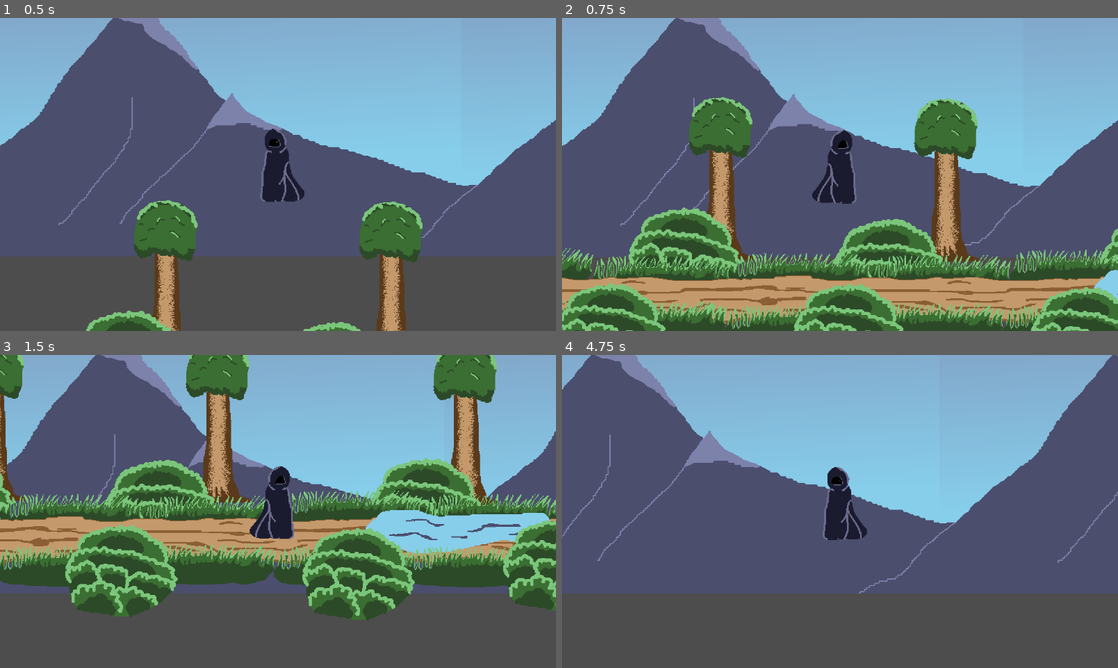
Above: before the commit, frames 1-4 (two rows, left to right).
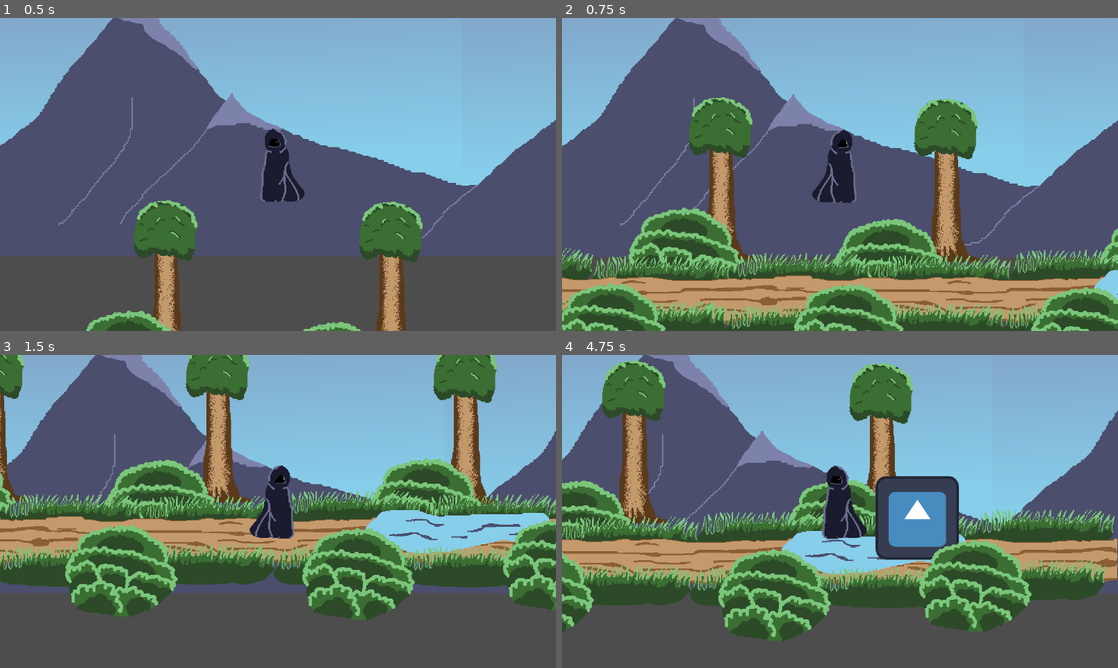
Above: after the commit, the same moments.

Repository: macmist/incremental-game
Game: Godot game, scene res://Scenes/Forest.tscn
Same seed, same stepped clock (60 frames per second), same inputs: the game is played once before the commit and once after it. This scene is started directly instead of the project's main scene. The engine's default icon, where the game draws it, is replaced by a stand-in: a white triangle on a blue panel in a dark square.
Inputs (mouse positions are in pixels of both pictures, inside the frame that each line leads up to):
- Up to frame 1 (0.5 s): no input
- Up to frame 2 (0.75 s): tap Enter (ui_accept) at 0.5 s; move the mouse to (962, 158) at 0.52 s; hold Right (move_right) from 0.53 s (still down); tap E (attack) at 0.6 s; click (962, 158) at 0.67 s
- Up to frame 3 (1.5 s): keep holding Right (move_right); tap Space (jump) at 0.77 s; move the mouse to (166, 527) at 1.27 s; tap E (attack) at 1.35 s
- Up to frame 4 (4.75 s): tap Space (jump) at 1.52, 3.02, 3.77, 4.52 s; move the mouse to (895, 442) at 2.02 s; release Right (move_right) at 2.03 s; hold Left (move_left) 2.03-2.78 s; tap E (attack) every 0.75 s from 2.1 to 4.35 s; move the mouse to (812, 574) at 2.77 s; hold Right (move_right) 2.78-4.28 s; click (812, 574) at 2.92 s; move the mouse to (1006, 558) at 3.52 s; move the mouse to (673, 464) at 4.27 s; hold Left (move_left) from 4.28 s (still down)

Frame 1 is identical in both runs. In frame 2, 0.1% of the frame differs, in the area x 45-53%, y 35-60%; in frame 3, 0.1%; in frame 4, 50%, in the area x 0-100%, y 0-92%.

Commit message:
feat: very basic enemy

Diff:
--- a/Components/animation_component.gd
+++ b/Components/animation_component.gd
@@ -4,9 +4,14 @@
 @export_subgroup("Nodes")
 @export var anim_tree: AnimationTree
 
+var last_direction: float = -1
+
 func handle_horiziontal_direction(h_direction: float) -> void:
-	anim_tree["parameters/Idle/blend_position"] = Vector2(h_direction, 0)
-	anim_tree["parameters/Attack/blend_position"] = h_direction
+	if h_direction != 0:
+		last_direction = h_direction
+	anim_tree["parameters/Idle/blend_position"] = Vector2(last_direction, 0)
+	anim_tree["parameters/Attack/blend_position"] = last_direction
+
 
 
 func handle_attack(is_attacking: bool, stopped_attacking: bool) -> void:
--- /dev/null
+++ b/Components/detection_range_component.gd
@@ -0,0 +1,14 @@
+extends Area2D
+class_name DetectionRangeComponent
+
+signal found_target(player: Player)
+signal target_escaped(player: Player)
+
+func _on_body_entered(body: Node2D) -> void:
+	if body is Player:
+		found_target.emit(body)
+
+
+func _on_body_exited(body: Node2D) -> void:
+	if body is Player:
+		target_escaped.emit(body)
--- /dev/null
+++ b/Components/simple_enemy.tscn
@@ -0,0 +1,31 @@
+[gd_scene load_steps=7 format=3 uid="uid://buyiqlv0q767j"]
+
+[ext_resource type="Script" path="res://Scripts/simple_enemy.gd" id="1_4wfy3"]
+[ext_resource type="Texture2D" uid="uid://ce8x3m5rxfqa4" path="res://icon.svg" id="1_5ksuj"]
+[ext_resource type="PackedScene" uid="uid://blqf4r10vxsd3" path="res://detection_range_component.tscn" id="2_rq26c"]
+[ext_resource type="PackedScene" uid="uid://c64ihromsunrw" path="res://Components/GravityComponent.tscn" id="4_lb0i2"]
+
+[sub_resource type="CircleShape2D" id="CircleShape2D_ym2gu"]
+radius = 63.0079
+
+[sub_resource type="CircleShape2D" id="CircleShape2D_8bytm"]
+radius = 376.005
+
+[node name="SimpleEnemy" type="CharacterBody2D" node_paths=PackedStringArray("detectionRange", "gravityComponent")]
+script = ExtResource("1_4wfy3")
+detectionRange = NodePath("DetectionRangeComponent")
+gravityComponent = NodePath("GravityComponent")
+
+[node name="Sprite2D" type="Sprite2D" parent="."]
+texture = ExtResource("1_5ksuj")
+
+[node name="CollisionShape2D" type="CollisionShape2D" parent="."]
+shape = SubResource("CircleShape2D_ym2gu")
+
+[node name="DetectionRangeComponent" parent="." instance=ExtResource("2_rq26c")]
+
+[node name="CollisionShape2D" type="CollisionShape2D" parent="DetectionRangeComponent"]
+shape = SubResource("CircleShape2D_8bytm")
+debug_color = Color(0.926315, 0.103778, 0.616346, 0.42)
+
+[node name="GravityComponent" parent="." instance=ExtResource("4_lb0i2")]
--- a/Scenes/Forest.tscn
+++ b/Scenes/Forest.tscn
@@ -1,10 +1,11 @@
-[gd_scene load_steps=8 format=3 uid="uid://bc2ydvv21y42o"]
+[gd_scene load_steps=9 format=3 uid="uid://bc2ydvv21y42o"]
 
 [ext_resource type="PackedScene" uid="uid://doe7ejy1idhrw" path="res://player.tscn" id="1_7e4re"]
 [ext_resource type="Texture2D" uid="uid://42cvyaxwedl5" path="res://Images/tree_tall.png" id="5_e10a6"]
 [ext_resource type="Texture2D" uid="uid://dg2gsj5ufsa3x" path="res://Images/sky.png" id="5_fvlnb"]
 [ext_resource type="Texture2D" uid="uid://531il458pmca" path="res://Images/water.png" id="6_j0bhc"]
 [ext_resource type="PackedScene" uid="uid://b2ejd8at1k3r3" path="res://Components/path.tscn" id="8_bgp1i"]
+[ext_resource type="PackedScene" uid="uid://buyiqlv0q767j" path="res://Components/simple_enemy.tscn" id="8_hvkhv"]
 [ext_resource type="Texture2D" uid="uid://lpsaka7wj4hr" path="res://Images/long-grass.png" id="9_ykrtj"]
 [ext_resource type="Texture2D" uid="uid://b4tccnk6nbfij" path="res://Images/Bush.png" id="10_okivm"]
 
@@ -83,19 +84,16 @@
 [node name="TreeTall" type="Sprite2D" parent="Back"]
 z_index = -2
 position = Vector2(152, 80)
-scale = Vector2(1, 1)
 texture = ExtResource("5_e10a6")
 
 [node name="TreeTall2" type="Sprite2D" parent="Back"]
 z_index = -2
 position = Vector2(498, 82)
-scale = Vector2(1, 1)
 texture = ExtResource("5_e10a6")
 
 [node name="TreeTall3" type="Sprite2D" parent="Back"]
 z_index = -2
 position = Vector2(878, 86)
-scale = Vector2(1, 1)
 texture = ExtResource("5_e10a6")
 
 [node name="Front" type="Marker2D" parent="."]
@@ -167,6 +165,8 @@
 
 [node name="Sprite2D" type="Sprite2D" parent="ParallaxBackground/Parallax2D"]
 position = Vector2(985, -88.75)
-scale = Vector2(1, 1)
 texture = ExtResource("5_fvlnb")
 centered = false
+
+[node name="SimpleEnemy" parent="." instance=ExtResource("8_hvkhv")]
+position = Vector2(766, 363)
--- a/Scripts/player.gd
+++ b/Scripts/player.gd
@@ -1,5 +1,5 @@
 extends CharacterBody2D
-
+class_name Player
 
 @export_subgroup("Nodes")
 @export var gravity_component: GravityComponent
--- /dev/null
+++ b/Scripts/simple_enemy.gd
@@ -0,0 +1,71 @@
+extends CharacterBody2D
+
+@export_subgroup("Nodes")
+@export var detectionRange: DetectionRangeComponent
+@export var gravityComponent: GravityComponent
+
+@export_subgroup("Settings")
+@export var attack_range = 100
+@export var speed = 100
+
+var target: Player
+
+enum State {IDLE, CHASING, ATTACKING}
+var state: State = State.IDLE
+
+func _ready() -> void:
+	detectionRange.found_target.connect(set_target)
+	detectionRange.target_escaped.connect(remove_target)
+
+
+func set_target(new_target: Player) -> void:
+	target = new_target
+	transition()
+	print("Found my target")
+
+func remove_target(escaped_target: Player) -> void:
+	if escaped_target == target:
+		escaped_target = null
+		transition()
+		print("My target escaped")
+
+func transition():
+	match state:
+		State.IDLE:
+			state = State.CHASING
+		State.CHASING:
+			if target and target.position.distance_to(self.position) <= attack_range:
+				state = State.ATTACKING
+			else:
+				state = State.IDLE
+		State.ATTACKING:
+			state = State.CHASING
+
+
+func _physics_process(delta: float) -> void:
+	if gravityComponent:
+		gravityComponent.handle_gravity(self, delta)
+
+	match state:
+		State.IDLE:
+			idle(delta)
+		State.CHASING:
+			chase(delta)
+		State.ATTACKING:
+			attack(delta)
+	move_and_slide()
+
+
+func chase(delta):
+	position += position.direction_to(target.position) * speed * delta
+	print(target.position.distance_to(self.position))
+	if target and target.position.distance_to(self.position) <= attack_range:
+		transition()
+
+func idle(delta):
+	pass
+
+func attack(delta):
+	print("Attacking")
+	if target and target.position.distance_to(self.position) > attack_range:
+		transition()
--- /dev/null
+++ b/detection_range_component.tscn
@@ -0,0 +1,9 @@
+[gd_scene load_steps=2 format=3 uid="uid://blqf4r10vxsd3"]
+
+[ext_resource type="Script" path="res://Components/detection_range_component.gd" id="1_gjvti"]
+
+[node name="DetectionRangeComponent" type="Area2D"]
+script = ExtResource("1_gjvti")
+
+[connection signal="body_entered" from="." to="." method="_on_body_entered"]
+[connection signal="body_exited" from="." to="." method="_on_body_exited"]
--- a/player.tscn
+++ b/player.tscn
@@ -99,8 +99,163 @@
 "values": [true]
 }
 
+[sub_resource type="Animation" id="Animation_03jw8"]
+resource_name = "attack_left"
+length = 0.033335
+step = 0.0166667
+tracks/0/type = "value"
+tracks/0/imported = false
+tracks/0/enabled = true
+tracks/0/path = NodePath("Sprite2D:texture")
+tracks/0/interp = 1
+tracks/0/loop_wrap = true
+tracks/0/keys = {
+"times": PackedFloat32Array(0),
+"transitions": PackedFloat32Array(1),
+"update": 1,
+"values": [ExtResource("2_77rlk")]
+}
+tracks/1/type = "value"
+tracks/1/imported = false
+tracks/1/enabled = true
+tracks/1/path = NodePath("Sprite2D:frame")
+tracks/1/interp = 1
+tracks/1/loop_wrap = true
+tracks/1/keys = {
+"times": PackedFloat32Array(0),
+"transitions": PackedFloat32Array(1),
+"update": 1,
+"values": [0]
+}
+tracks/2/type = "value"
+tracks/2/imported = false
+tracks/2/enabled = true
+tracks/2/path = NodePath("Attack:visible")
+tracks/2/interp = 1
+tracks/2/loop_wrap = true
+tracks/2/keys = {
+"times": PackedFloat32Array(0),
+"transitions": PackedFloat32Array(1),
+"update": 1,
+"values": [true]
+}
+tracks/3/type = "value"
+tracks/3/imported = false
+tracks/3/enabled = true
+tracks/3/path = NodePath("Attack:position")
+tracks/3/interp = 1
+tracks/3/loop_wrap = true
+tracks/3/keys = {
+"times": PackedFloat32Array(0),
+"transitions": PackedFloat32Array(1),
+"update": 0,
+"values": [Vector2(-31, -19)]
+}
+tracks/4/type = "value"
+tracks/4/imported = false
+tracks/4/enabled = true
+tracks/4/path = NodePath("Sprite2D:position")
+tracks/4/interp = 1
+tracks/4/loop_wrap = true
+tracks/4/keys = {
+"times": PackedFloat32Array(0),
+"transitions": PackedFloat32Array(1),
+"update": 0,
+"values": [Vector2(7, -13)]
+}
+tracks/5/type = "value"
+tracks/5/imported = false
+tracks/5/enabled = true
+tracks/5/path = NodePath("CollisionShape2D:position")
+tracks/5/interp = 1
+tracks/5/loop_wrap = true
+tracks/5/keys = {
+"times": PackedFloat32Array(0),
+"transitions": PackedFloat32Array(1),
+"update": 0,
+"values": [Vector2(0, 0)]
+}
+
+[sub_resource type="Animation" id="Animation_oxicg"]
+resource_name = "attack_right"
+length = 0.033335
+step = 0.0166667
+tracks/0/type = "value"
+tracks/0/imported = false
+tracks/0/enabled = true
+tracks/0/path = NodePath("Sprite2D:texture")
+tracks/0/interp = 1
+tracks/0/loop_wrap = true
+tracks/0/keys = {
+"times": PackedFloat32Array(0),
+"transitions": PackedFloat32Array(1),
+"update": 1,
+"values": [ExtResource("2_77rlk")]
+}
+tracks/1/type = "value"
+tracks/1/imported = false
+tracks/1/enabled = true
+tracks/1/path = NodePath("Sprite2D:frame")
+tracks/1/interp = 1
+tracks/1/loop_wrap = true
+tracks/1/keys = {
+"times": PackedFloat32Array(0),
+"transitions": PackedFloat32Array(1),
+"update": 1,
+"values": [4]
+}
+tracks/2/type = "value"
+tracks/2/imported = false
+tracks/2/enabled = true
+tracks/2/path = NodePath("CollisionShape2D:position")
+tracks/2/interp = 1
+tracks/2/loop_wrap = true
+tracks/2/keys = {
+"times": PackedFloat32Array(0),
+"transitions": PackedFloat32Array(1),
+"update": 0,
+"values": [Vector2(0, 0)]
+}
+tracks/3/type = "value"
+tracks/3/imported = false
+tracks/3/enabled = true
+tracks/3/path = NodePath("Sprite2D:position")
+tracks/3/interp = 1
+tracks/3/loop_wrap = true
+tracks/3/keys = {
+"times": PackedFloat32Array(0),
+"transitions": PackedFloat32Array(1),
+"update": 1,
+"values": [Vector2(-9, -13)]
+}
+tracks/4/type = "value"
+tracks/4/imported = false
+tracks/4/enabled = true
+tracks/4/path = NodePath("Attack:position")
+tracks/4/interp = 1
+tracks/4/loop_wrap = true
+tracks/4/keys = {
+"times": PackedFloat32Array(0),
+"transitions": PackedFloat32Array(1),
+"update": 0,
+"values": [Vector2(32, -19)]
+}
+tracks/5/type = "value"
+tracks/5/imported = false
+tracks/5/enabled = true
+tracks/5/path = NodePath("Attack:visible")
+tracks/5/interp = 1
+tracks/5/loop_wrap = true
+tracks/5/keys = {
+"times": PackedFloat32Array(0),
+"transitions": PackedFloat32Array(1),
+"update": 1,
+"values": [true]
+}
+
 [sub_resource type="Animation" id="Animation_q5p4u"]
 resource_name = "idle_left"
+length = 0.80002
 loop_mode = 1
 step = 0.2
 tracks/0/type = "value"
@@ -190,6 +345,7 @@
 
 [sub_resource type="Animation" id="Animation_dd73c"]
 resource_name = "idle_right"
+length = 0.80002
 loop_mode = 1
 step = 0.2
 tracks/0/type = "value"
@@ -253,158 +409,6 @@
 "values": [false]
 }
 
-[sub_resource type="Animation" id="Animation_03jw8"]
-resource_name = "attack_left"
-step = 0.2
-tracks/0/type = "value"
-tracks/0/imported = false
-tracks/0/enabled = true
-tracks/0/path = NodePath("Sprite2D:texture")
-tracks/0/interp = 1
-tracks/0/loop_wrap = true
-tracks/0/keys = {
-"times": PackedFloat32Array(0),
-"transitions": PackedFloat32Array(1),
-"update": 1,
-"values": [ExtResource("2_77rlk")]
-}
-tracks/1/type = "value"
-tracks/1/imported = false
-tracks/1/enabled = true
-tracks/1/path = NodePath("Sprite2D:frame")
-tracks/1/interp = 1
-tracks/1/loop_wrap = true
-tracks/1/keys = {
-"times": PackedFloat32Array(0, 0.2, 0.4, 0.6),
-"transitions": PackedFloat32Array(1, 1, 1, 1),
-"update": 1,
-"values": [0, 1, 2, 3]
-}
-tracks/2/type = "value"
-tracks/2/imported = false
-tracks/2/enabled = true
-tracks/2/path = NodePath("Attack:visible")
-tracks/2/interp = 1
-tracks/2/loop_wrap = true
-tracks/2/keys = {
-"times": PackedFloat32Array(0.2, 0.6),
-"transitions": PackedFloat32Array(1, 1),
-"update": 1,
-"values": [true, false]
-}
-tracks/3/type = "value"
-tracks/3/imported = false
-tracks/3/enabled = true
-tracks/3/path = NodePath("Attack:position")
-tracks/3/interp = 1
-tracks/3/loop_wrap = true
-tracks/3/keys = {
-"times": PackedFloat32Array(0.2),
-"transitions": PackedFloat32Array(1),
-"update": 0,
-"values": [Vector2(-31, -19)]
-}
-tracks/4/type = "value"
-tracks/4/imported = false
-tracks/4/enabled = true
-tracks/4/path = NodePath("Sprite2D:position")
-tracks/4/interp = 1
-tracks/4/loop_wrap = true
-tracks/4/keys = {
-"times": PackedFloat32Array(0, 0.6),
-"transitions": PackedFloat32Array(1, 1),
-"update": 0,
-"values": [Vector2(7, -13), Vector2(7, -13)]
-}
-tracks/5/type = "value"
-tracks/5/imported = false
-tracks/5/enabled = true
-tracks/5/path = NodePath("CollisionShape2D:position")
-tracks/5/interp = 1
-tracks/5/loop_wrap = true
-tracks/5/keys = {
-"times": PackedFloat32Array(0),
-"transitions": PackedFloat32Array(1),
-"update": 0,
-"values": [Vector2(0, 0)]
-}
-
-[sub_resource type="Animation" id="Animation_oxicg"]
-resource_name = "attack_right"
-step = 0.2
-tracks/0/type = "value"
-tracks/0/imported = false
-tracks/0/enabled = true
-tracks/0/path = NodePath("Sprite2D:texture")
-tracks/0/interp = 1
-tracks/0/loop_wrap = true
-tracks/0/keys = {
-"times": PackedFloat32Array(0),
-"transitions": PackedFloat32Array(1),
-"update": 1,
-"values": [ExtResource("2_77rlk")]
-}
-tracks/1/type = "value"
-tracks/1/imported = false
-tracks/1/enabled = true
-tracks/1/path = NodePath("Sprite2D:frame")
-tracks/1/interp = 1
-tracks/1/loop_wrap = true
-tracks/1/keys = {
-"times": PackedFloat32Array(0, 0.2, 0.4, 0.6),
-"transitions": PackedFloat32Array(1, 1, 1, 1),
-"update": 1,
-"values": [4, 5, 6, 7]
-}
-tracks/2/type = "value"
-tracks/2/imported = false
-tracks/2/enabled = true
-tracks/2/path = NodePath("CollisionShape2D:position")
-tracks/2/interp = 1
-tracks/2/loop_wrap = true
-tracks/2/keys = {
-"times": PackedFloat32Array(0),
-"transitions": PackedFloat32Array(1),
-"update": 0,
-"values": [Vector2(0, 0)]
-}
-tracks/3/type = "value"
-tracks/3/imported = false
-tracks/3/enabled = true
-tracks/3/path = NodePath("Sprite2D:position")
-tracks/3/interp = 1
-tracks/3/loop_wrap = true
-tracks/3/keys = {
-"times": PackedFloat32Array(0, 0.2, 0.4, 0.6),
-"transitions": PackedFloat32Array(1, 1, 1, 1),
-"update": 1,
-"values": [Vector2(-9, -13), Vector2(-9, -14), Vector2(-9, -15), Vector2(-9, -14)]
-}
-tracks/4/type = "value"
-tracks/4/imported = false
-tracks/4/enabled = true
-tracks/4/path = NodePath("Attack:position")
-tracks/4/interp = 1
-tracks/4/loop_wrap = true
-tracks/4/keys = {
-"times": PackedFloat32Array(0.2),
-"transitions": PackedFloat32Array(1),
-"update": 0,
-"values": [Vector2(32, -19)]
-}
-tracks/5/type = "value"
-tracks/5/imported = false
-tracks/5/enabled = true
-tracks/5/path = NodePath("Attack:visible")
-tracks/5/interp = 1
-tracks/5/loop_wrap = true
-tracks/5/keys = {
-"times": PackedFloat32Array(0, 0.2, 0.6),
-"transitions": PackedFloat32Array(1, 1, 1),
-"update": 1,
-"values": [false, true, false]
-}
-
 [sub_resource type="AnimationLibrary" id="AnimationLibrary_cpr86"]
 _data = {
 "RESET": SubResource("Animation_uxio5"),
@@ -425,7 +429,8 @@
 blend_point_0/pos = -1.0
 blend_point_1/node = SubResource("AnimationNodeAnimation_5iyr7")
 blend_point_1/pos = 1.0
-blend_mode = 2
+blend_mode = 1
+sync = true
 
 [sub_resource type="AnimationNodeAnimation" id="AnimationNodeAnimation_akxeb"]
 animation = &"idle_left"
@@ -438,7 +443,7 @@
 blend_point_0/pos = Vector2(-1, 0)
 blend_point_1/node = SubResource("AnimationNodeAnimation_ke0py")
 blend_point_1/pos = Vector2(1, 0)
-blend_mode = 1
+blend_mode = 2
 
 [sub_resource type="AnimationNodeStateMachineTransition" id="AnimationNodeStateMachineTransition_tfq1p"]
 advance_mode = 2
@@ -449,6 +454,8 @@
 
 [sub_resource type="AnimationNodeStateMachineTransition" id="AnimationNodeStateMachineTransition_ynxes"]
 break_loop_at_end = true
+reset = false
+priority = 0
 switch_mode = 2
 advance_mode = 2
 
@@ -504,6 +511,7 @@
 limit_smoothed = true
 
 [node name="AnimationPlayer" type="AnimationPlayer" parent="."]
+callback_mode_process = 0
 libraries = {
 "": SubResource("AnimationLibrary_cpr86")
 }
@@ -512,7 +520,7 @@
 tree_root = SubResource("AnimationNodeStateMachine_ulipf")
 anim_player = NodePath("../AnimationPlayer")
 parameters/conditions/is_attacking = false
-parameters/Attack/blend_position = -0.993617
+parameters/Attack/blend_position = 0.0
 parameters/Idle/blend_position = Vector2(0, 0)
 
 [node name="Attack" type="Node2D" parent="."]
Not shown, changed: .DS_Store
